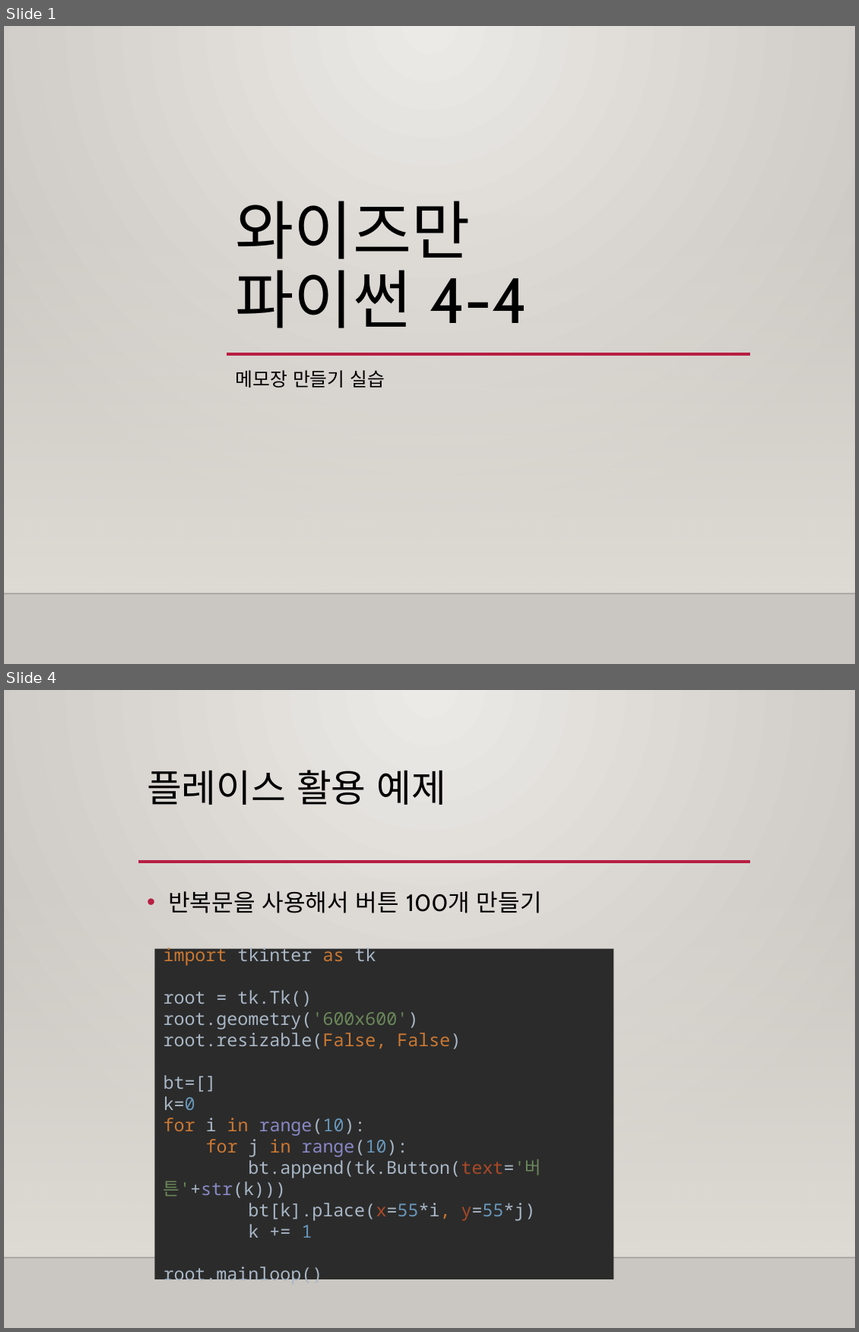
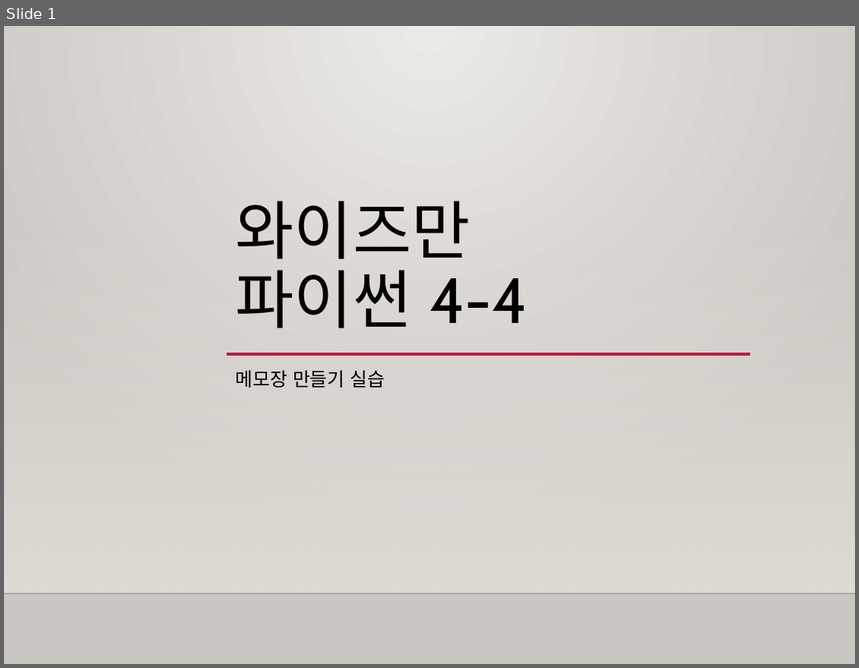
Before and after one commit to freshmea/weizman_python_class, a slide deck: textbook/파이썬4-4교시.pptx. Shown one above the other, each under a label of ours: slides 1 and 4 before the commit, slide 1 after it; the slides between them are not shown. The pictures are 859x1332 and 859x668 pixels, drawn with LibreOffice and Linux fonts; fonts in the diff are those of the drawing; background and template pictures are left out. Boxes give left, top, right and bottom in pixels: in the first picture for what was removed or moved away, otherwise in the second. Text is boxed around its words. In the diff, an @@ line names an element or a change of style, - is before the commit and + after.

```diff
--- a/textbook/파이썬4-4교시.pptx
+++ b/textbook/파이썬4-4교시.pptx
@@ slide 4 removed at [4,690,855,1328], background gradient #ECEAE7 to #CAC7C1; not listed: 2 template elements that a slide beside it also shows @@
@@ title removed at [147,770,447,805] @@
-플레이스 활용 예제
@@ line removed from (139, 862) to (750, 862) @@
@@ text removed at [168,891,542,913] @@
-• 반복문을 사용해서 버튼 100개 만들기
@@ rectangle removed at [154,948,614,1280] @@
-import tkinter as tk
-root = tk.Tk()
-root.geometry('600x600')
-root.resizable(False, False)
-bt=[]
-k=0
-for i in range(10):
-for j in range(10):
-bt.append(tk.Button(text='버튼'+str(k)))
-bt[k].place(x=55*i, y=55*j)
-k += 1
-root.mainloop()
```
Also in this commit, not shown: 2 slides changed, 3 slides added, 4 other slides removed, 7 other files.
